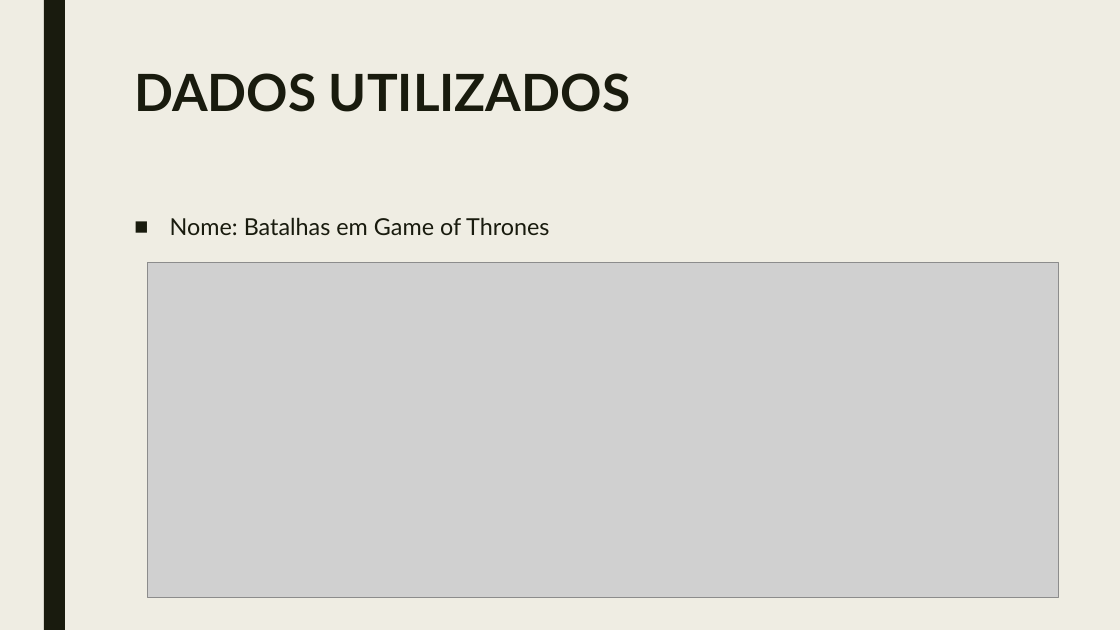
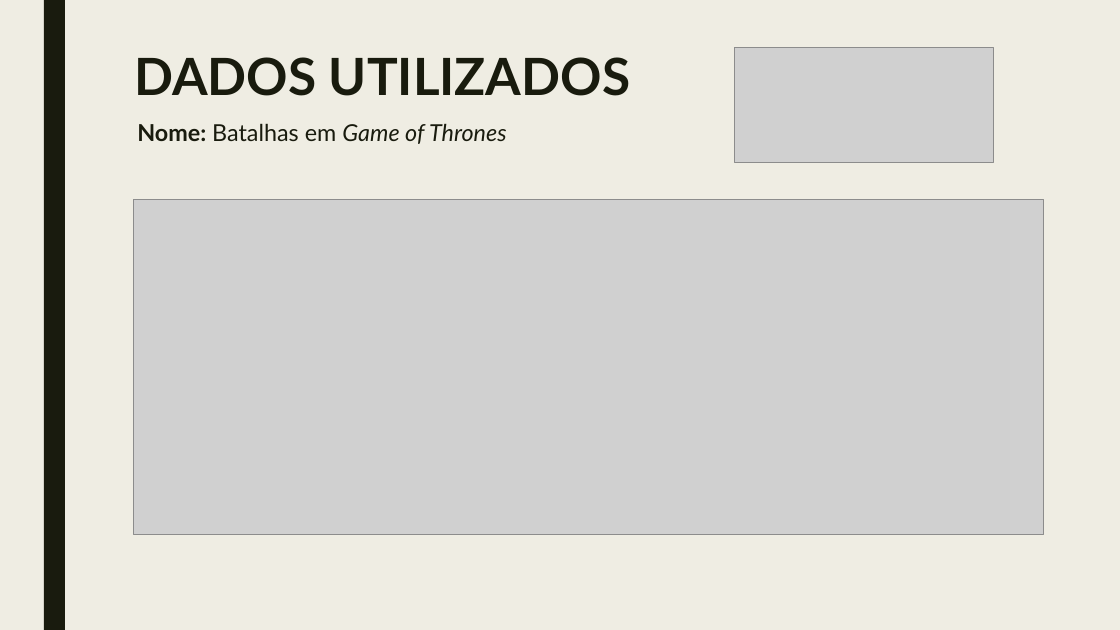
Before and after one commit to ggpereira/Fundamentos-de-BD, a slide deck: slide 2 of Apresentação/Trabalho prático fundamentos de banco de dados 2018.pptx. Drawn at 1120x630 pixels with LibreOffice and Linux fonts; fonts in the diff are those of the drawing; grey boxes stand for pictures. Boxes give left, top, right and bottom in pixels: in the first picture for what was removed or moved away, otherwise in the second. Text is boxed around its words. In the diff, an @@ line names an element or a change of style, - is before the commit and + after.

```diff
--- a/Apresentação/Trabalho prático fundamentos de banco de dados 2018.pptx
+++ b/Apresentação/Trabalho prático fundamentos de banco de dados 2018.pptx
@@ title "DADOS UTILIZADOS": place and size @@
-title "DADOS UTILIZADOS" at box(134, 73, 630, 112)
+title "DADOS UTILIZADOS" at box(134, 57, 630, 96)
@@ picture added at box(734, 48, 994, 162) @@
@@ text "Nome: Batalhas em Game of ...": place and size @@
-text "Nome: Batalhas em Game of ..." at box(170, 217, 549, 235)
+text "Nome: Batalhas em Game of ..." at box(137, 123, 506, 144)
@@ text "Nome: Batalhas em Game of ..." at box(137, 123, 506, 144): bold on in "Nome:"; italic on in "Game of Thrones"; alignment left to centre; bullet ■ to none @@
@@ picture: place and size @@
-picture at box(148, 262, 1059, 597)
+picture at box(134, 199, 1044, 534)
```
Also in this commit, not shown: 8 other slides changed, 3 slides added, 1 other file.
